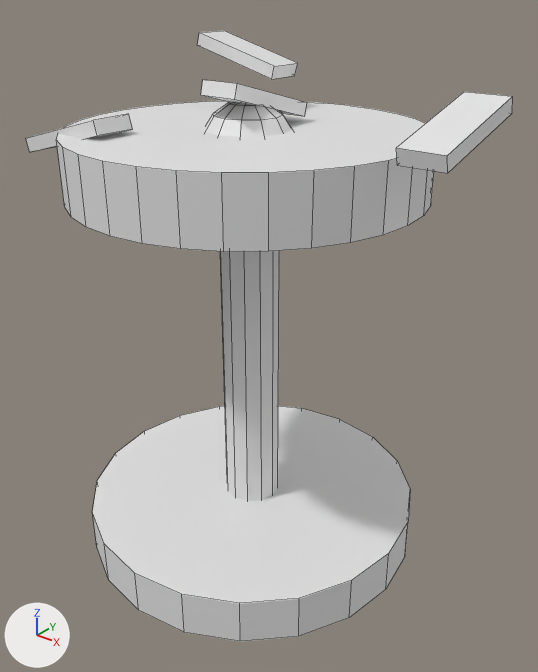
One commit to the FBX model assets/items/Fan.fbx: the scene before it, then after it.
The view is the same before and after, from a 50 mm camera at (1.377, -1.629, 0.588) aimed at (0.085, -0.014, -0.413). Arrows for +X, +Y and +Z are at lower left; the lights stay in place. The older version comes first. Mesh edges are drawn as thin lines.

Names of what the first picture shows: 'Fan'.
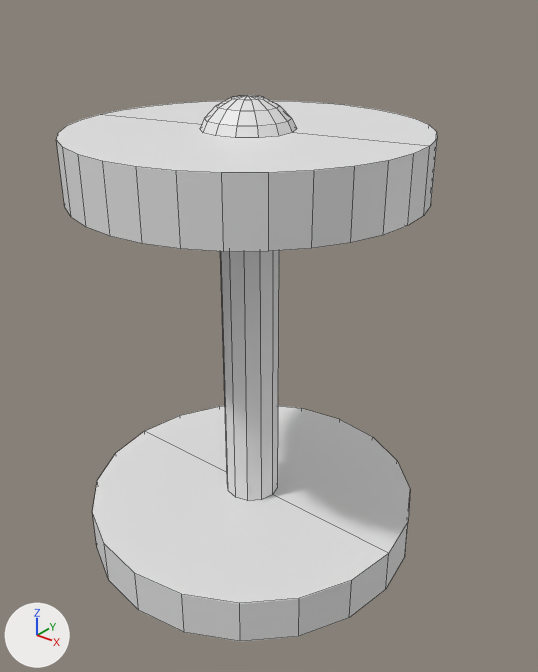
Where the newer file only moved an object's origin or applied its transform, the numbers keep the older frame.

Edits to the bpy script that builds the scene:
```text
Change me_cylinder_319:
    used by ob_fan; location = (0.0, 0.0, -0.44)
    remove me_cylinder_319.from_pydata(...)  # 246 vertices, 190 faces; spans x -0.55..0.7, y -0.55..0.55, z -0.73..0.86
    add me_cylinder_319.from_pydata(...)  # 257 vertices, 167 faces; spans x -0.55..0.55, y -0.55..0.55, z -0.73..0.73
    me_cylinder_319 part 1: the loose piece of 8 vertices spanning x -0.51..-0.19, y -0.38..-0.26, z 0.57..0.69 is deleted
    me_cylinder_319 part 2: the loose piece of 8 vertices spanning x 0.58..0.7, y -0.2..0.12, z 0.65..0.78 is deleted
    me_cylinder_319 part 3: the loose piece of 8 vertices spanning x -0.43..-0.11, y 0.26..0.38, z 0.74..0.86 is deleted
    me_cylinder_319 part 4
    118 vertices are removed from x -0.14..0.14, y -0.14..0.2, z -0.61..0.78
    119 faces are deleted
    146 vertices are added at x -0.13..0.13, y -0.14..0.14, z -0.58..0.73
    7 new vertices lie (0.0, 0.0, 1.04) away from vertices in x -0.09..0.09, y -0.09..0.09, z -0.58
    114 new faces join them
```

Pixel boxes [x1, y1, x2, y2] of what changed, in the pictures (538 x 672 px; the box of a moved part takes in the faces that stretch with it):
'Fan', reshaped (22% narrower, 10% shorter)
    before: [26, 31, 513, 642]
    after: [56, 95, 437, 642]
part 1 of me_cylinder_319, deleted
    before: [26, 114, 133, 152]
part 2 of me_cylinder_319, deleted
    before: [396, 92, 513, 173]
part 3 of me_cylinder_319, deleted
    before: [197, 31, 298, 79]
part 4 of me_cylinder_319, moved or reshaped
    before: [56, 80, 426, 556]
    after: [56, 95, 437, 556]
